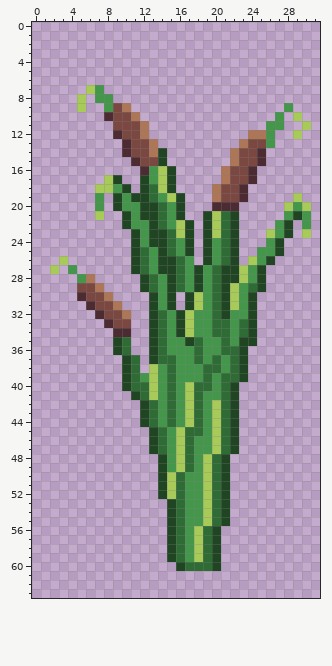
A pixel-art sprite gets an edit: Assets/Art/Sprites/Mining-Pixel/UsedSprite/Reeds.png. The first picture shows the starting point.
The file is 32x64 pixels.
Once edited:
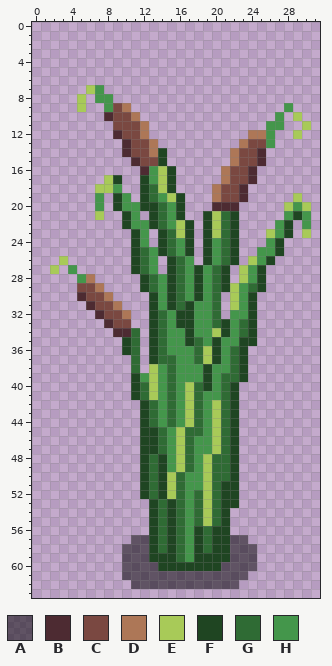
Palette (. is transparent): A #00000082  B #4d2b32  C #7a4841  D #ad7757  E #a8ca58  F #1f4522  G #2f6b34  H #44964b
The commit says: Changed biome spawn rate, added reeds only next to water,
Changes in this commit:
y 18: x 10 F -> .
y 19: x 11 F -> .
y 21: x 12 F -> .
y 23..24: x 13 F -> .
y 26: x 14 F -> .
y 27: x 14 F -> .; x 22 F -> .
y 28: x 22 F -> .
y 30: x 16..18 .FE -> GHF; x 21 F -> .
y 31: x 16 . -> G; x 18 E -> H; x 21 F -> .
y 32: x 17 E -> F; x 21 F -> .
y 33: x 17 E -> F; x 21 G -> F
y 34: x 11 . -> G; x 16..17 FE -> HF; x 20..21 GG -> EF
y 35: x 9..11 FG. -> .FG; x 20..21 HG -> FH
y 36: x 9..11 FG. -> .FG; x 19..21 HHG -> EFH
y 37: x 10 F -> .; x 19..20 HG -> EF
y 38: x 10 F -> .; x 19..20 GG -> FH
y 39..40: x 10..11 FG -> .F; x 19 G -> F
y 45..47: x 12 . -> F
y 48..50: x 12..13 .. -> FG; x 21..22 F. -> GF
y 51: x 12..13 .. -> FG; x 22 . -> F
y 52: x 12..13 .. -> FG; x 18 H -> G; x 22 . -> F
y 53: x 13..14 .. -> FG; x 18 H -> G; x 22 . -> F
y 54..55: x 13..14 .. -> FG; x 18 H -> G
y 56: x 13..14 .. -> FG; x 18 E -> F; x 21 . -> F
y 57: x 11..14 .... -> AAFG; x 18 E -> F; x 21..23 ... -> FAA
y 58: x 10..14 ..... -> AAAFG; x 18 E -> F; x 21..24 .... -> FAAA
y 59: x 10..14 ..... -> AAAFF; x 18..19 EG -> FF; x 21..24 .... -> FAAA
y 60: x 10..15 ...... -> AAAAFF; x 17..19 GGG -> FFF; x 21..24 .... -> AAAA
y 61: x 10..23 .............. -> AAAAAAAAAAAAAA
y 62: x 11..22 ............ -> AAAAAAAAAAAA
Pixel boxes of the changes (left, top, right, bottom) in both pictures:
changed: (113, 184, 239, 391)
changed: (122, 427, 257, 589)
